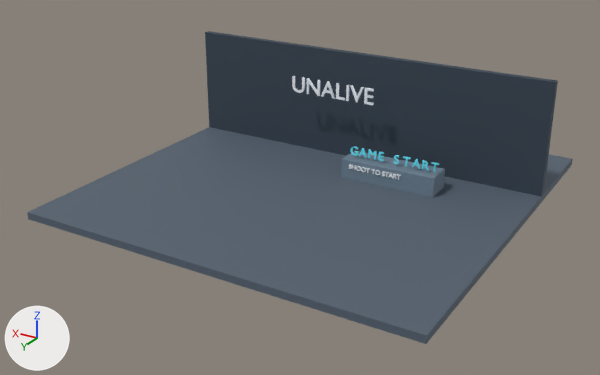
The Blender file resources/levels/title/title.blend, before and after one commit.
Both versions are drawn from a camera (50 mm lens) standing at (-26.6, 39.1, 22.9) and looking at (0.5, -6.0, 0.3). Arrows for +X, +Y and +Z are at lower left; the lights stay in place. The older version comes first.

The older version as bpy lines, for what is in view:
```python
me_cube_001 = bpy.data.meshes.new('Cube.001')
me_cube_001.from_pydata(...)  # a box spanning x -1.0..1.0, y -1.0..1.0, z -1.0..1.0
me_cube_001.materials.append(mat_title_backdrop)  # dark blue #354250
me_game_start_00_g = bpy.data.meshes.new('GAME_START_00_G')
me_game_start_00_g.from_pydata(...)  # 3962 vertices, 3655 faces; spans x 0.04..6.74, y -0.02..0.63, z -0.07..0.07
me_game_start_00_g.materials.append(mat_start_letter)  # cyan #6cedff
me_game_title = bpy.data.meshes.new('Game_Title')
me_game_title.from_pydata(...)  # 1456 vertices, 1328 faces; spans x 0.1..6.76, y -0.02..1.17, z -0.07..0.07
me_game_title.materials.append(mat_title_text)  # white #f6f9ff
me_start_instruction = bpy.data.meshes.new('Start_Instruction')
me_start_instruction.from_pydata(...)  # 6678 vertices, 6173 faces; spans x 0.01..4.01, y -0.01..0.34, z -0.07..0.07
me_start_instruction.materials.append(mat_title_text)  # white #f6f9ff
ob_backdrop = bpy.data.objects.new('Backdrop', me_cube_001)
ob_backdrop.location = (0.0, -14.0, 4.0)
ob_backdrop.scale = (14.0, 0.25, 4.0)
ob_game_start = bpy.data.objects.new('GAME_START', me_game_start_00_g)
ob_game_start.location = (-1.0, -10.5, 1.6)
ob_game_start.rotation_euler = (1.571, 0.0, 3.142)  # degrees (90, 0, 180)
ob_game_title = bpy.data.objects.new('Game_Title', me_game_title)
ob_game_title.location = (4.8, -12.0, 5.0)
ob_game_title.rotation_euler = (1.571, 0.0, 3.142)  # degrees (90, 0, 180)
ob_start_instruction = bpy.data.objects.new('Start_Instruction', me_start_instruction)
ob_start_instruction.location = (-1.3, -9.78, 0.8)
ob_start_instruction.rotation_euler = (1.571, 0.0, 3.142)  # degrees (90, 0, 180)
# also in view: 'Start_Platform' at (-4.2, -10.8, 0.7); 'Floor' at (0.0, -8.0, -0.2)
```
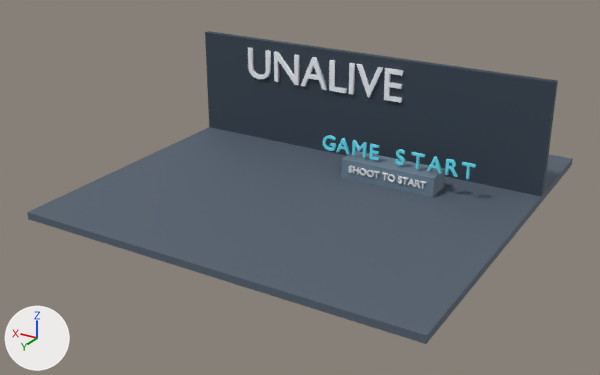
Pixel boxes (x1, y1, x2, y2) of what changed, in the pictures (600 x 375 px):
'Game_Title', moved, rescaled (88% wider, 87% taller): before (292, 76, 374, 105); after (248, 48, 403, 103)
'GAME_START', moved, rescaled (72% wider, 67% taller): before (350, 146, 439, 172); after (322, 135, 476, 179)
'Start_Instruction', moved, rescaled (51% wider, 41% taller): before (349, 164, 401, 180); after (348, 166, 427, 189)

Patch to the scene script:
```diff
--- a/resources/levels/title/title.blend.py
+++ b/resources/levels/title/title.blend.py
@@ ob_game_title @@
 ob_game_title = bpy.data.objects.new('Game_Title', me_game_title)
-ob_game_title.location = (4.8, -12.0, 5.0)
+ob_game_title.location = (9.94, -13.67, 5.0)
 ob_game_title.rotation_euler = (1.571, 0.0, 3.142)  # degrees (90, 0, 180)
+ob_game_title.scale = (1.97, 1.97, 1.97)
@@ ob_start_instruction @@
 ob_start_instruction = bpy.data.objects.new('Start_Instruction', me_start_instruction)
-ob_start_instruction.location = (-1.3, -9.78, 0.8)
+ob_start_instruction.location = (-1.3, -9.78, 0.55)
 ob_start_instruction.rotation_euler = (1.571, 0.0, 3.142)  # degrees (90, 0, 180)
+ob_start_instruction.scale = (1.47, 1.47, 1.47)
@@ ob_game_start @@
 ob_game_start = bpy.data.objects.new('GAME_START', me_game_start_00_g)
-ob_game_start.location = (-1.0, -10.5, 1.6)
+ob_game_start.location = (1.29, -10.5, 1.6)
 ob_game_start.rotation_euler = (1.571, 0.0, 3.142)  # degrees (90, 0, 180)
+ob_game_start.scale = (1.72, 1.72, 1.72)
```
